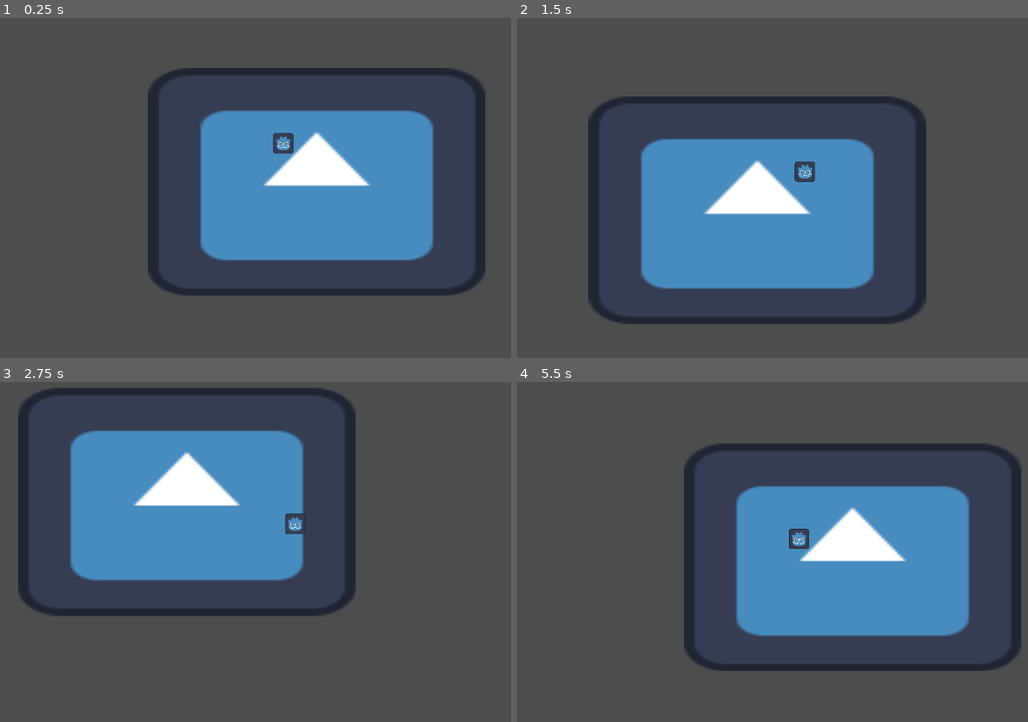
Above: before the commit, frames 1-4 (two rows, left to right).
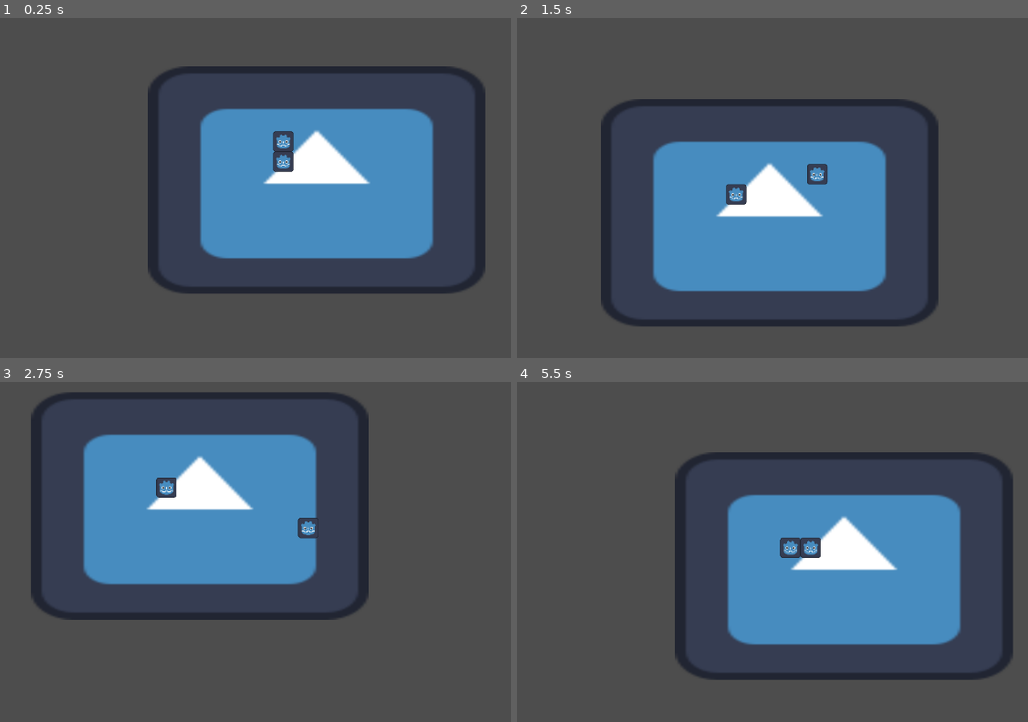
Above: after the commit, the same moments.

Repository: FrankT1/daydream-hack-club-2025-game-jam
Game: Godot game, scene res://Scenes/Game.tscn
The game is run twice, just before and just after one commit, with the same random seed, the same clock (stepped at 60 frames per second) and the same inputs. The engine's default icon, where the game draws it, is replaced by a stand-in: a white triangle on a blue panel in a dark square.
Inputs:
- Up to frame 1 (0.25 s): no input
- Up to frame 2 (1.5 s): hold D (Right) 0.53-1.28 s; hold S (Down) from 1.28 s (still down)
- Up to frame 3 (2.75 s): release S (Down) at 2.03 s; hold D (Right) from 2.03 s (still down)
- Up to frame 4 (5.5 s): release D (Right) at 2.78 s; hold W (Up) 2.78-3.53 s; hold A (Left) 3.53-5.03 s; hold S (Down) from 5.03 s (still down)

The runs differ from the first frame. In frame 1, 2.4% of the frame differs, in the area x 30-94%, y 14-82%; in frame 2, 11%; in frame 3, 12%; in frame 4, 14%, in the area x 30-99%, y 18-88%.

Commit message:
Add movement

Diff:
--- a/Scenes/Game.tscn
+++ b/Scenes/Game.tscn
@@ -19,11 +19,18 @@
 visible = false
 remote_path = NodePath("../../../Camera2D")
 
+[node name="Node2D" type="Node2D" parent="game/Player"]
+
 [node name="BG" type="Sprite2D" parent="game"]
 z_index = -100
 position = Vector2(210.99994, 116.49997)
 scale = Vector2(16.671873, 11.2578125)
 texture = ExtResource("3_j5yw3")
+
+[node name="Segment" type="Node2D" parent="game"]
+
+[node name="Sprite2D" type="Sprite2D" parent="game/Segment"]
+texture = ExtResource("2_gl6un")
 
 [node name="Control" type="Control" parent="."]
 layout_mode = 3
@@ -34,7 +41,7 @@
 [node name="Camera2D" type="Camera2D" parent="."]
 zoom = Vector2(0.25, 0.25)
 position_smoothing_enabled = true
-position_smoothing_speed = 6.0
+position_smoothing_speed = 3.0
 
 [node name="Tick" type="Timer" parent="."]
 wait_time = 0.2
Not shown, added: Assets/Body_bent.png.import
Not shown, added: Assets/body_straight.png.import
